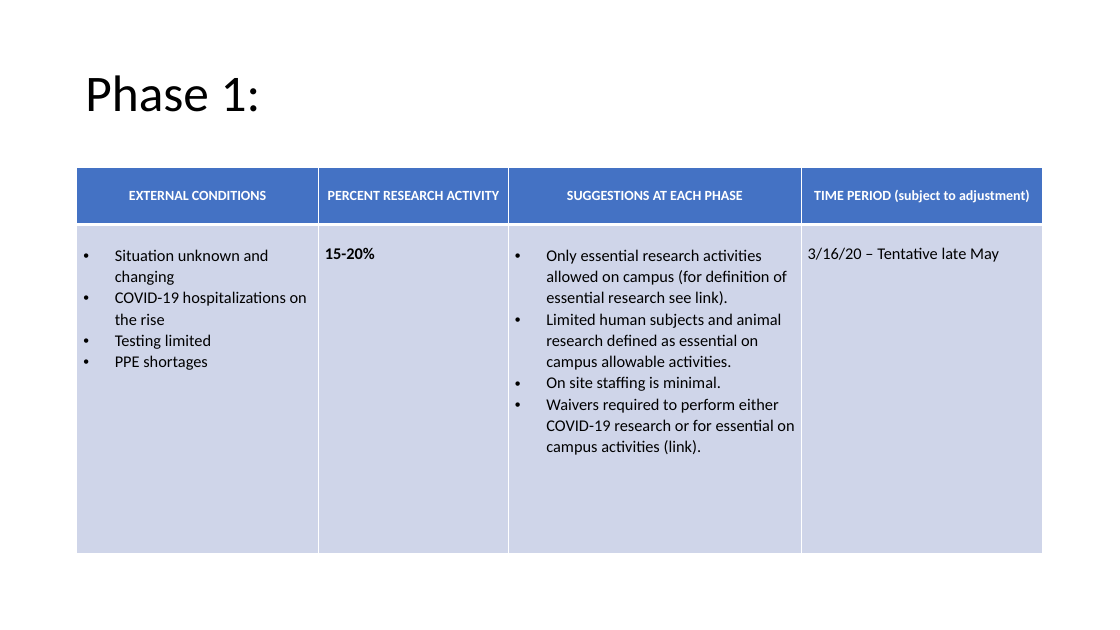
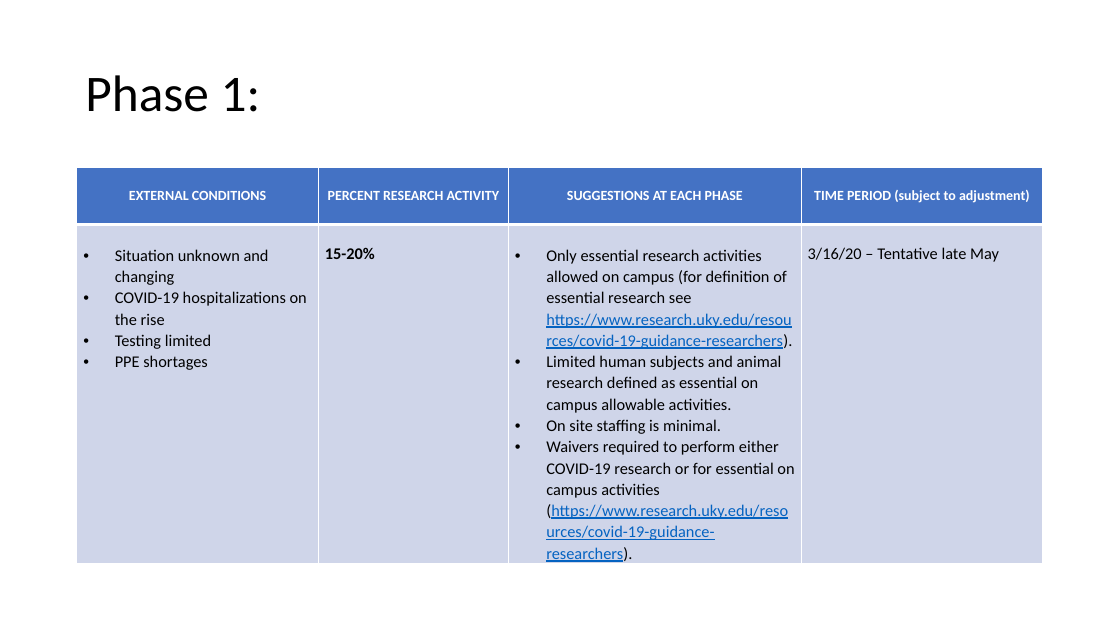
Before and after one commit to DCurrent/ehs-web, a slide deck: slide 6 of docs/ppt/train_resumption_of_research.pptx. Drawn at 1120x630 pixels with LibreOffice and Linux fonts; fonts in the diff are those of the drawing. Boxes give left, top, right and bottom in pixels: in the first picture for what was removed or moved away, otherwise in the second. Text is boxed around its words. In the diff, an @@ line names an element or a change of style, - is before the commit and + after.

```diff
--- a/docs/ppt/train_resumption_of_research.pptx
+++ b/docs/ppt/train_resumption_of_research.pptx
@@ table at (x1=77, y1=168, x2=1044, y2=568) @@
-row 2, column 3: Only essential research activities allowed on campus (for definition of essential research see link). / Limited human subjects and animal research defined as essential on campus allowable activities. / On site staffing is minimal. / Waivers required to perform either COVID-19 research or for essential on campus activities (link).
+row 2, column 3: Only essential research activities allowed on campus (for definition of essential research see https://www.research.uky.edu/resources/covid-19-guidance-researchers). / Limited human subjects and animal research defined as essential on campus allowable activities. / On site staffing is minimal. / Waivers required to perform either COVID-19 research or for essential on campus activities (https://www.research.uky.edu/resources/covid-19-guidance-researchers).
```
Also in this commit, not shown: 4 other slides changed, 2 other files.
